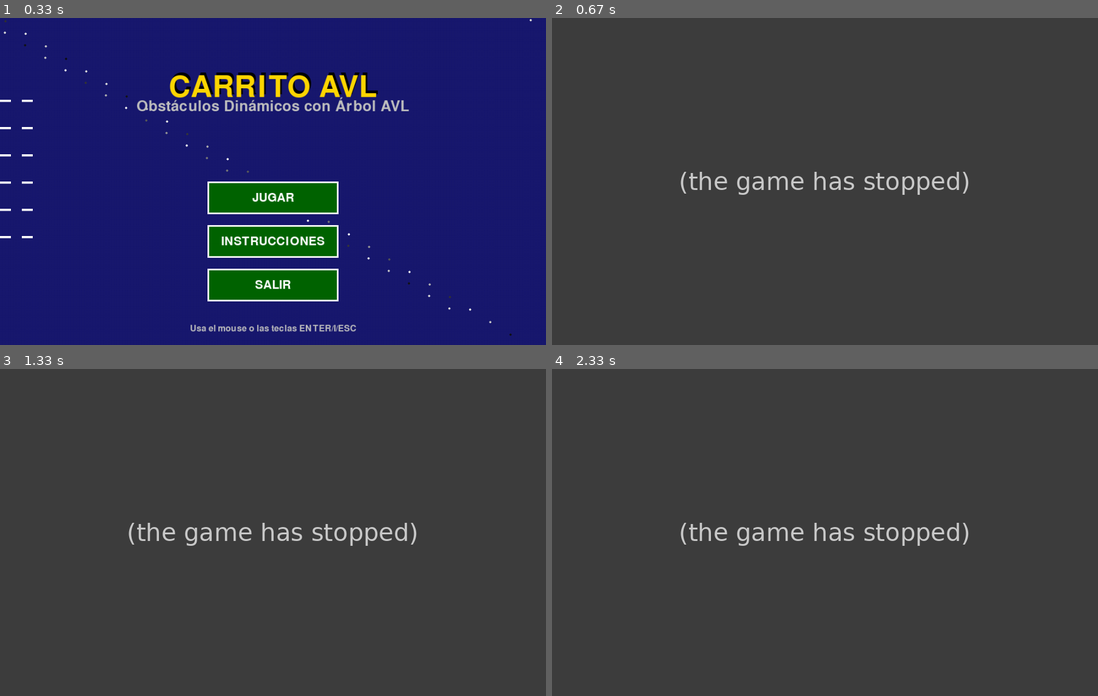
Above: before the commit, frames 1-4 (two rows, left to right).
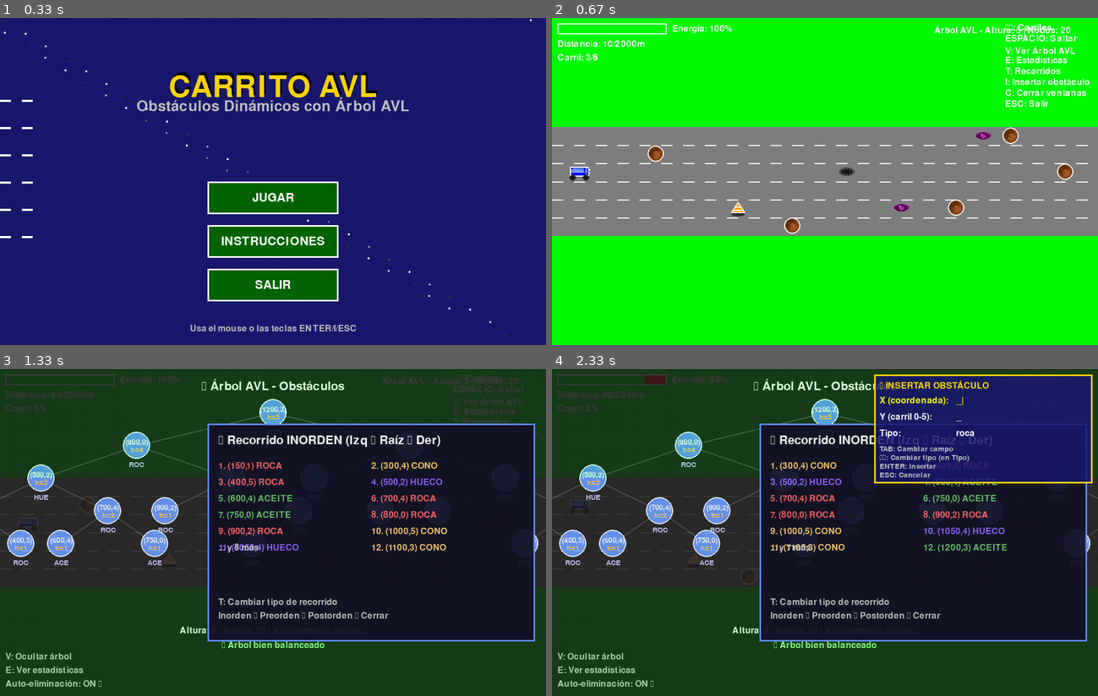
Above: after the commit, the same moments.

Repository: Estebanr32/carVideogame_2D
Game: pygame game, started from game.py
The game is run twice, just before and just after one commit, with the same random seed, the same clock (stepped at 60 frames per second) and the same inputs.
Inputs:
- Up to frame 1 (0.33 s): no input
- Up to frame 2 (0.67 s): click "JUGAR" at 0.38 s
- Up to frame 3 (1.33 s): tap V at 0.67 s; tap T at 1 s
- Up to frame 4 (2.33 s): hold Up 1.33-1.8 s; tap I at 1.48 s; hold Right from 1.88 s (still down); tap E at 2.03 s

Frame 1 is identical in both runs. In frame 2, 100% of the frame differs, in the area x 0-100%, y 0-100%; in frame 3, 87%; in frame 4, 88%.
Error before the commit: AttributeError: 'Obstaculo' object has no attribute 'draw' (juego.py line 285); the game stopped at 0.38 s (later frames are placeholders)

Commit message:
Realismo a los obstaculos y al carrito

Diff:
--- a/obstaculo.py
+++ b/obstaculo.py
@@ -54,3 +54,124 @@
         # Verificar distancia en X
         distancia_x = abs(carrito.x - (self.x - carrito.distancia_recorrida))
         return distancia_x < self.area_colision
+
+    def dibujar_roca(self, screen, x, y):
+        """Dibuja una roca realista"""
+        # Colores de la roca
+        color_roca_base = BROWN
+        color_roca_claro = (160, 90, 40)
+        color_roca_oscuro = (100, 50, 10)
+
+        # Cuerpo principal de la roca (forma irregular)
+        pygame.draw.circle(screen, color_roca_base, (x, y), self.size//2)
+        pygame.draw.circle(screen, color_roca_oscuro, (x-3, y-3), self.size//3)
+        pygame.draw.circle(screen, color_roca_claro, (x+2, y+2), self.size//4)
+
+        # Texturas y grietas
+        pygame.draw.line(screen, color_roca_oscuro, (x-8, y-5), (x-2, y+3), 2)
+        pygame.draw.line(screen, color_roca_oscuro, (x+1, y-6), (x+7, y-1), 1)
+
+        # Borde para definir la forma
+        pygame.draw.circle(screen, WHITE, (x, y), self.size//2, 2)
+
+    def dibujar_cono(self, screen, x, y):
+        """Dibuja un cono de tráfico"""
+        # Colores del cono
+        color_cono = ORANGE
+        color_reflectivo = WHITE
+        color_base = (50, 50, 50)
+
+        # Base del cono
+        base_width = self.size - 5
+        pygame.draw.ellipse(screen, color_base,
+                           (x - base_width//2, y + 8, base_width, 8))
+
+        # Cuerpo del cono (triángulo)
+        puntos_cono = [
+            (x, y - self.size//2 + 5),  # Punta
+            (x - self.size//2 + 3, y + 8),  # Base izquierda
+            (x + self.size//2 - 3, y + 8)   # Base derecha
+        ]
+        pygame.draw.polygon(screen, color_cono, puntos_cono)
+
+        # Franjas reflectivas
+        pygame.draw.line(screen, color_reflectivo,
+                        (x - 6, y - 2), (x + 6, y - 2), 2)
+        pygame.draw.line(screen, color_reflectivo,
+                        (x - 8, y + 4), (x + 8, y + 4), 2)
+
+        # Borde
+        pygame.draw.polygon(screen, WHITE, puntos_cono, 2)
+
+    def dibujar_hueco(self, screen, x, y):
+        """Dibuja un hueco en la carretera"""
+        # Colores del hueco
+        color_hueco = BLACK
+        color_borde = (80, 80, 80)
+        color_interior = (30, 30, 30)
+
+        # Hueco principal (elipse para profundidad)
+        pygame.draw.ellipse(screen, color_hueco,
+                           (x - self.size//2, y - 8, self.size, 16))
+
+        # Efecto de profundidad
+        pygame.draw.ellipse(screen, color_interior,
+                           (x - self.size//2 + 3, y - 5, self.size - 6, 10))
+
+        # Borde irregular para simular asfalto roto
+        for i in range(0, 360, 30):
+            import math
+            offset_x = int(math.cos(math.radians(i)) * (self.size//2 - 2))
+            offset_y = int(math.sin(math.radians(i)) * 6)
+            pygame.draw.circle(screen, color_borde,
+                             (x + offset_x, y + offset_y), 2)
+
+        # Borde principal
+        pygame.draw.ellipse(screen, color_borde,
+                           (x - self.size//2, y - 8, self.size, 16), 2)
+
+    def dibujar_aceite(self, screen, x, y):
+        """Dibuja una mancha de aceite"""
+        # Colores del aceite
+        color_aceite = PURPLE
+        color_aceite_claro = (160, 50, 160)
+        color_aceite_oscuro = (80, 0, 80)
+        color_brillo = (200, 100, 200)
+
+        # Mancha principal (forma irregular)
+        pygame.draw.ellipse(screen, color_aceite,
+                           (x - self.size//2, y - 8, self.size, 16))
+
+        # Manchas adicionales para forma irregular
+        pygame.draw.ellipse(screen, color_aceite_oscuro,
+                           (x - self.size//2 + 3, y - 5, self.size - 8, 12))
+        pygame.draw.ellipse(screen, color_aceite_claro,
+                           (x - 5, y - 3, 10, 8))
+
+        # Efectos de brillo (gotas)
+        pygame.draw.circle(screen, color_brillo, (x - 3, y - 2), 2)
+        pygame.draw.circle(screen, color_brillo, (x + 4, y + 1), 1)
+        pygame.draw.circle(screen, color_brillo, (x - 1, y + 3), 1)
+
+        # Borde sutil
+        pygame.draw.ellipse(screen, (150, 150, 150),
+                           (x - self.size//2, y - 8, self.size, 16), 1)
+
+    def draw(self, screen, carrito_x):
+        """Dibuja el obstáculo en pantalla con diseño programático"""
+        screen_x, screen_y = self.get_screen_position(carrito_x)
+
+        # Dibujar cada tipo de obstáculo con su diseño específico
+        if self.tipo == 'roca':
+            self.dibujar_roca(screen, screen_x, screen_y)
+        elif self.tipo == 'cono':
+            self.dibujar_cono(screen, screen_x, screen_y)
+        elif self.tipo == 'hueco':
+            self.dibujar_hueco(screen, screen_x, screen_y)
+        elif self.tipo == 'aceite':
+            self.dibujar_aceite(screen, screen_x, screen_y)
+        else:
+            # Fallback: dibujar rectángulo simple
+            pygame.draw.rect(screen, self.config['color'],
+                           (screen_x - self.size//2, screen_y - self.size//2,
+                            self.size, self.size))
